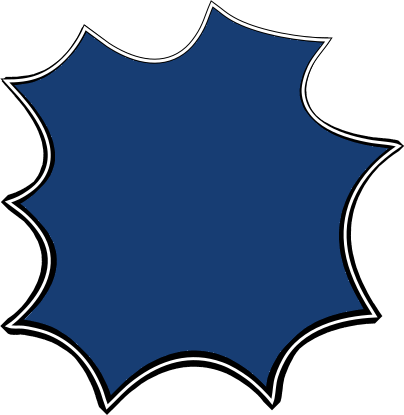
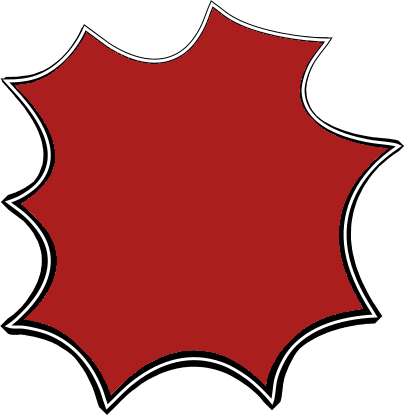
Comparing the layer stacks of the two 404 × 415 images. Changes:
painted on "BAP" over [15, 8, 388, 395]
